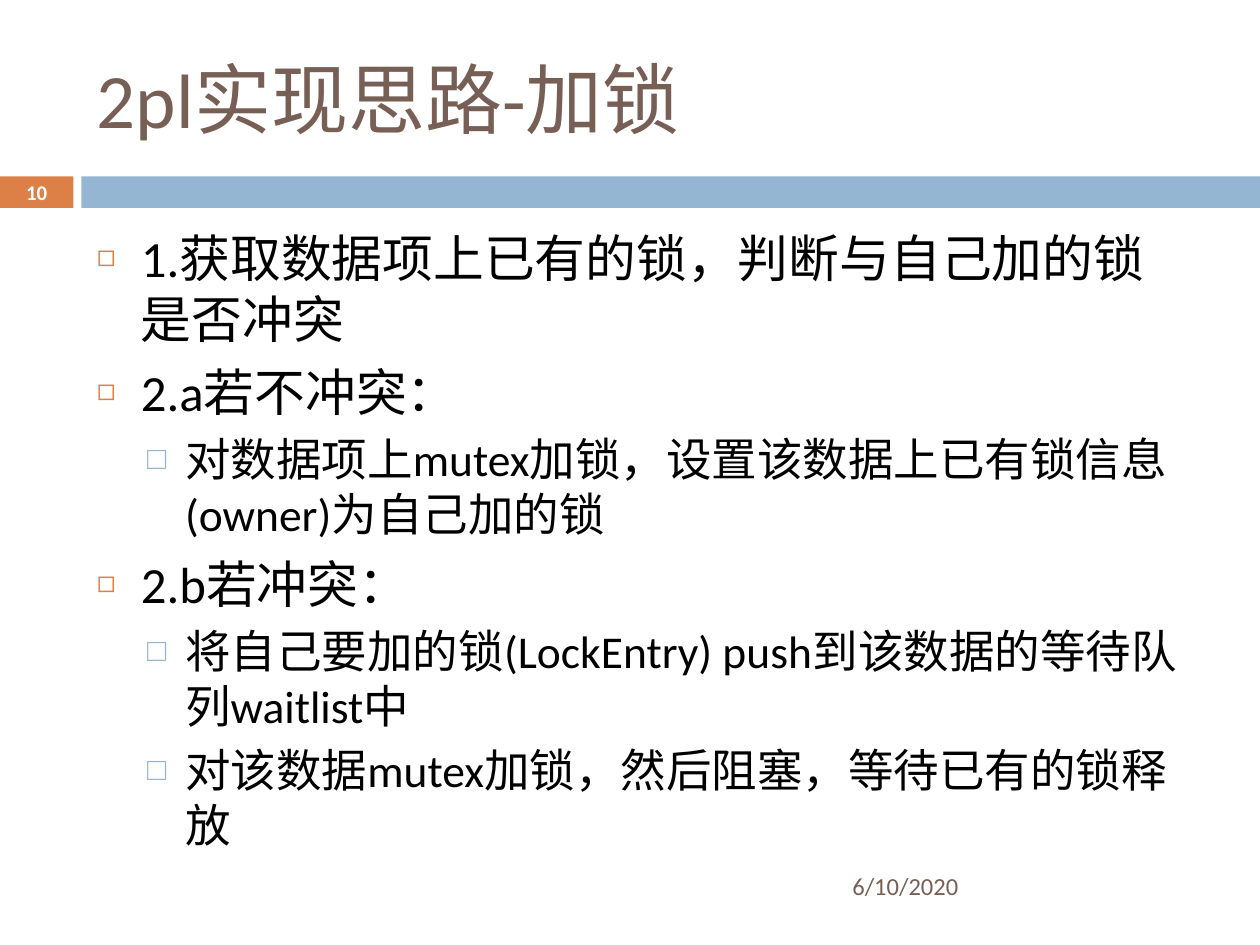
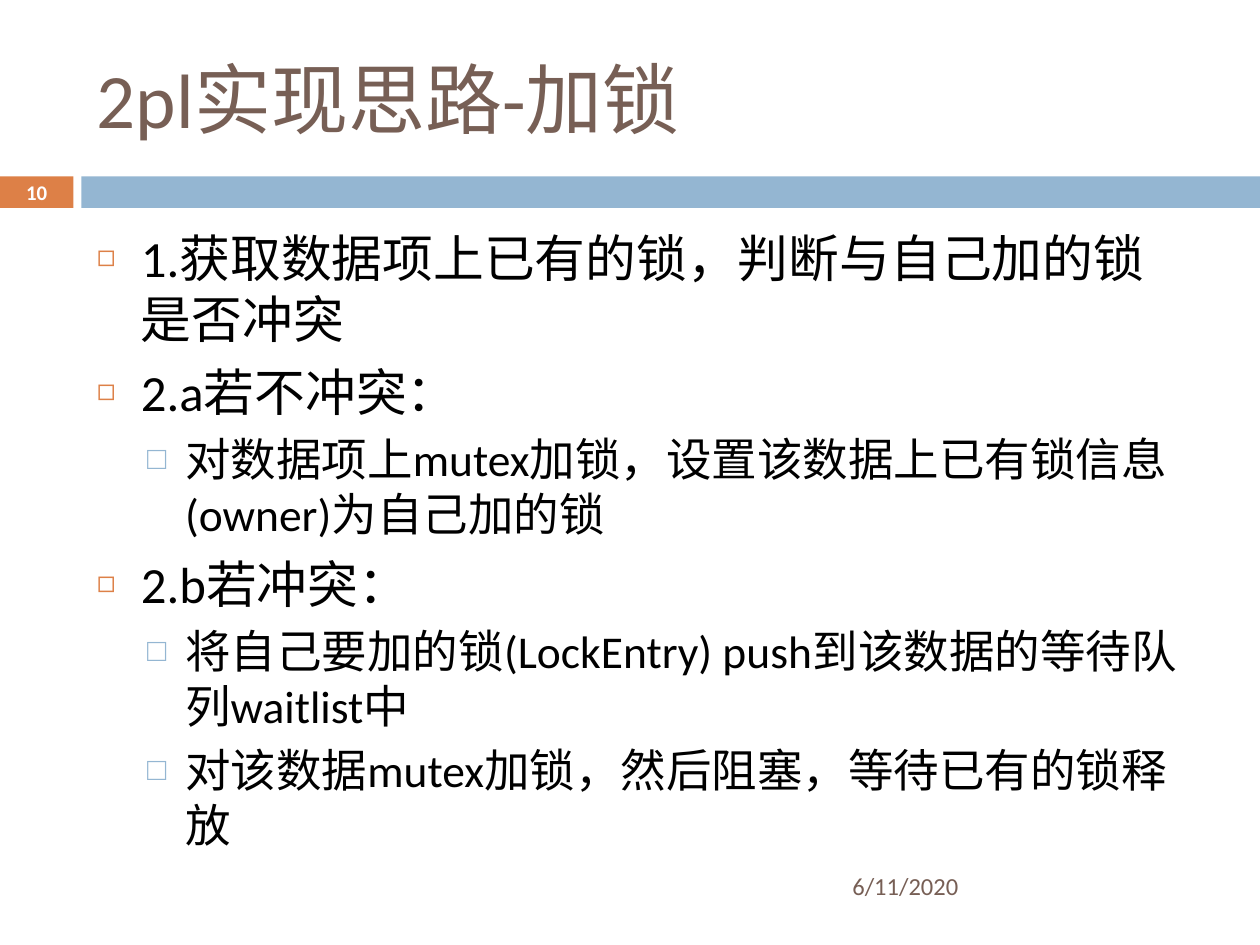
Before and after one commit to ZhangZihao270/DaSE_DBMS_Implemention, a slide deck: slide 10 of 并发控制/cc_lock/sildes/cc_lock.pptx. Drawn at 1260x945 pixels with LibreOffice and Linux fonts; fonts in the diff are those of the drawing; background and template pictures are left out. Boxes give left, top, right and bottom in pixels: in the first picture for what was removed or moved away, otherwise in the second. Text is boxed around its words. In the diff, an @@ line names an element or a change of style, - is before the commit and + after.

```diff
--- a/并发控制/cc_lock/sildes/cc_lock.pptx
+++ b/并发控制/cc_lock/sildes/cc_lock.pptx
@@ text at (x1=852, y1=878, x2=958, y2=896): text changed @@
-6/10/2020
+6/11/2020
```
Also in this commit, not shown: 10 other slides changed, 12 other files.
